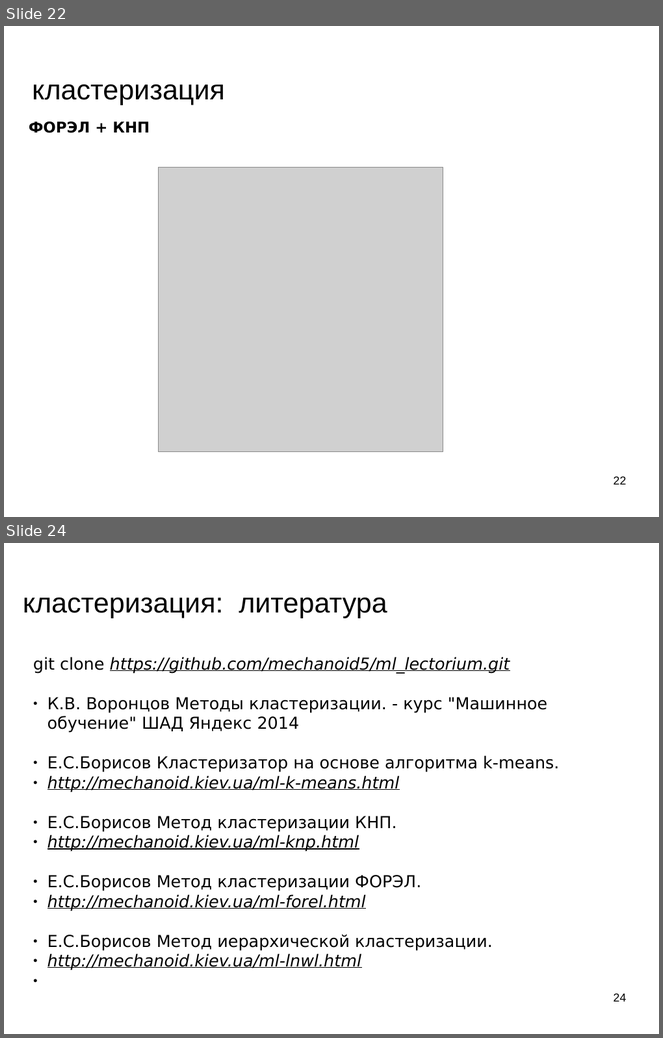
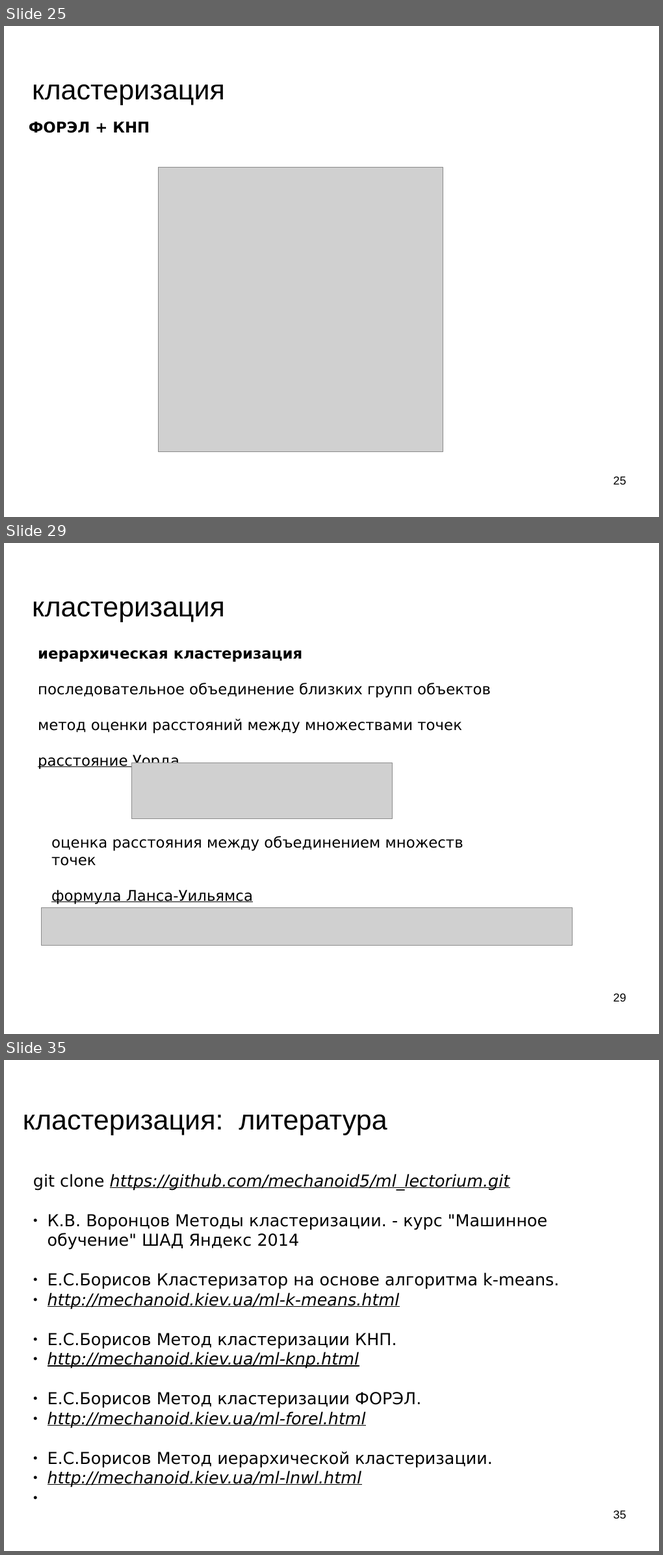
Before and after one commit to mechanoid5/ml_lectorium_legacy, a slide deck: 07-cluster.odp. Shown one above the other, each under a label of ours: slides 22 and 24 before the commit, slides 25, 29 and 35 after it; the slides between them are not shown. The pictures are 663x1038 and 663x1555 pixels, drawn with LibreOffice and Linux fonts; fonts in the diff are those of the drawing; grey boxes stand for pictures; background and template pictures are left out. Boxes give left, top, right and bottom in pixels: in the first picture for what was removed or moved away, otherwise in the second. Text is boxed around its words. In the diff, an @@ line names an element or a change of style, - is before the commit and + after.

```diff
--- a/07-cluster.odp
+++ b/07-cluster.odp
@@ slide 29 added at <box>4,543,659,1034</box>, background picture (left out) @@
@@ title added at <box>32,601,225,622</box>, 33.9 pt, text #000000 @@
+кластеризация
@@ text added at <box>38,650,491,769</box>, 18 pt, text #000000 @@
+иерархическая кластеризация
+последовательное объединение близких групп объектов
+метод оценки расстояний между множествами точек
+расстояние Уорда
@@ picture added at <box>132,763,392,819</box> @@
@@ text added at <box>51,836,464,904</box>, 18 pt, text #000000 @@
+оценка расстояния между объединением множеств точек
+формула Ланса-Уильямса
@@ picture added at <box>42,908,573,946</box> @@
@@ page number added at <box>614,993,627,1002</box>, 14 pt, text #000000 @@
+29
@@ what was slide 22 is now slide 25 @@
@@ page number at <box>614,476,627,485</box>: text changed @@
-22
+25
@@ what was slide 24 is now slide 35 @@
@@ page number at <box>614,1510,627,1519</box>: text changed @@
-24
+35
```
Also in this commit, not shown: 6 slides changed, 11 other slides added, 1 slide removed, 6 other files.
